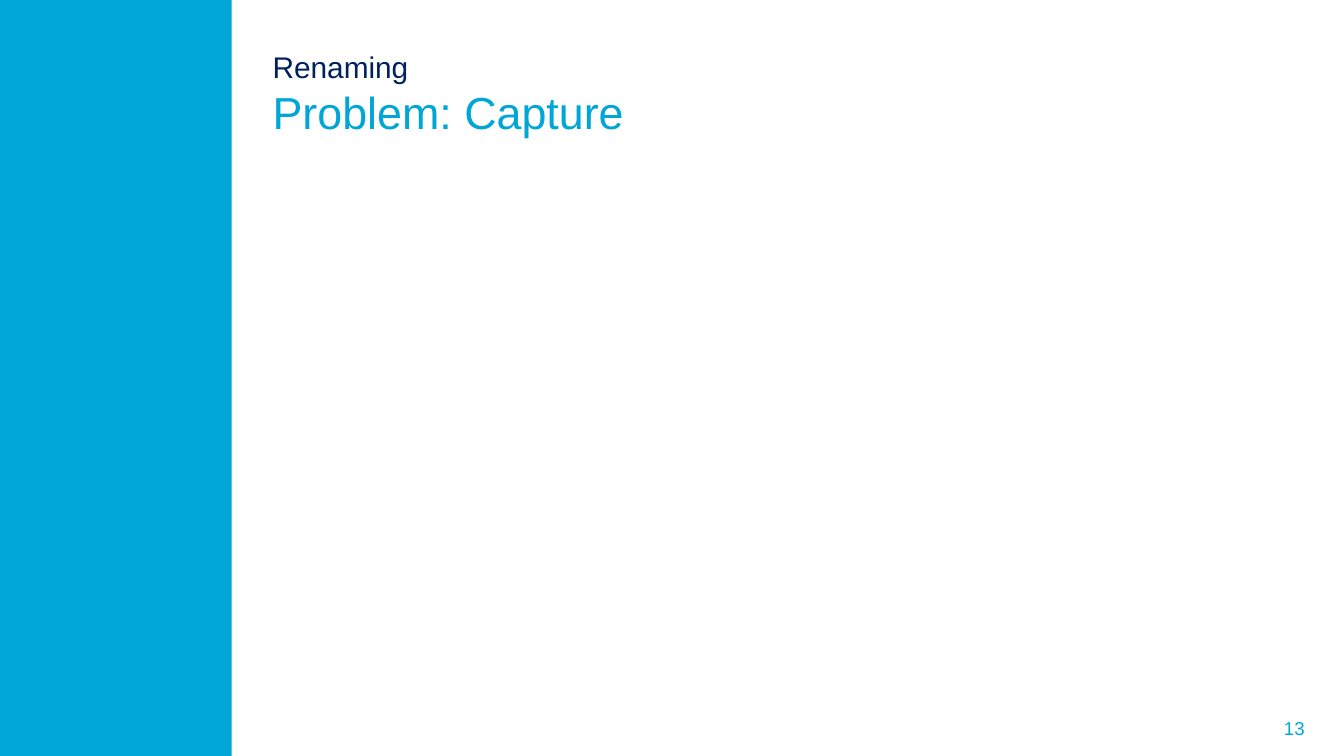
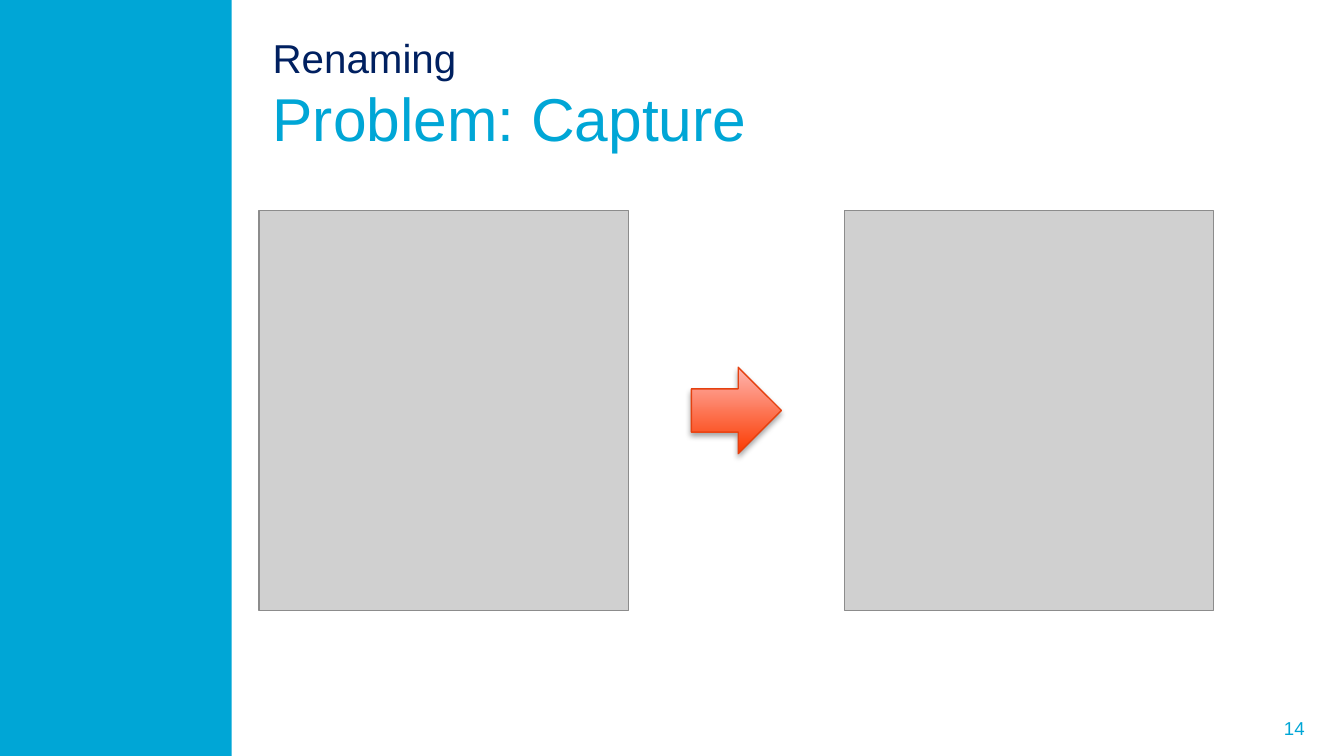
Before and after one commit to ProMisDev/metaborg-tiger, a slide deck: slide 14 of presentation/Misteli_Refactoring_in_Spoofax.pptx (slide 13 before the commit). Drawn at 1344x756 pixels with LibreOffice and Linux fonts; fonts in the diff are those of the drawing; grey boxes stand for pictures; background and template pictures are left out. Boxes give left, top, right and bottom in pixels: in the first picture for what was removed or moved away, otherwise in the second. Text is boxed around its words. In the diff, an @@ line names an element or a change of style, - is before the commit and + after.

Commit message:
Add Slides to Presentation #7

```diff
--- a/presentation/Misteli_Refactoring_in_Spoofax.pptx
+++ b/presentation/Misteli_Refactoring_in_Spoofax.pptx
@@ title "Renaming Problem: Capture" at (x1=273, y1=43, x2=746, y2=152): size 16 to 21.6 pt in "Renaming"; size 24 to 32.4 pt in "Problem: Capture" @@
@@ picture added at (x1=259, y1=211, x2=629, y2=612) @@
@@ picture added at (x1=844, y1=211, x2=1214, y2=612) @@
@@ right arrow added at (x1=691, y1=367, x2=781, y2=453), fill gradient #FC3A00 to #FFB6B1, outline #E64210 0.75 pt @@
@@ page number at (x1=1284, y1=722, x2=1305, y2=735): text changed @@
-13
+14
```
Also in this commit, not shown: 7 slides added.
